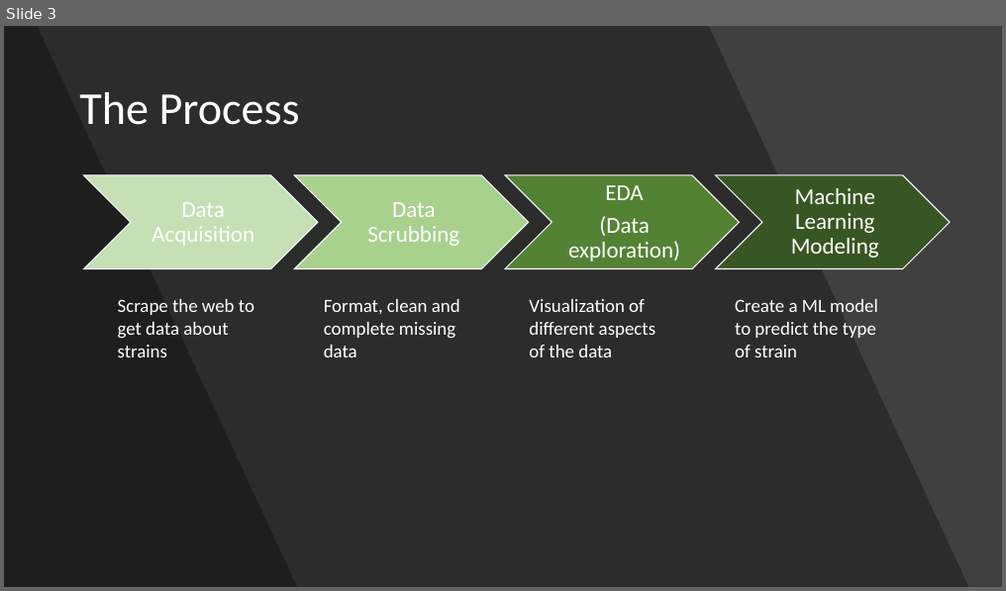
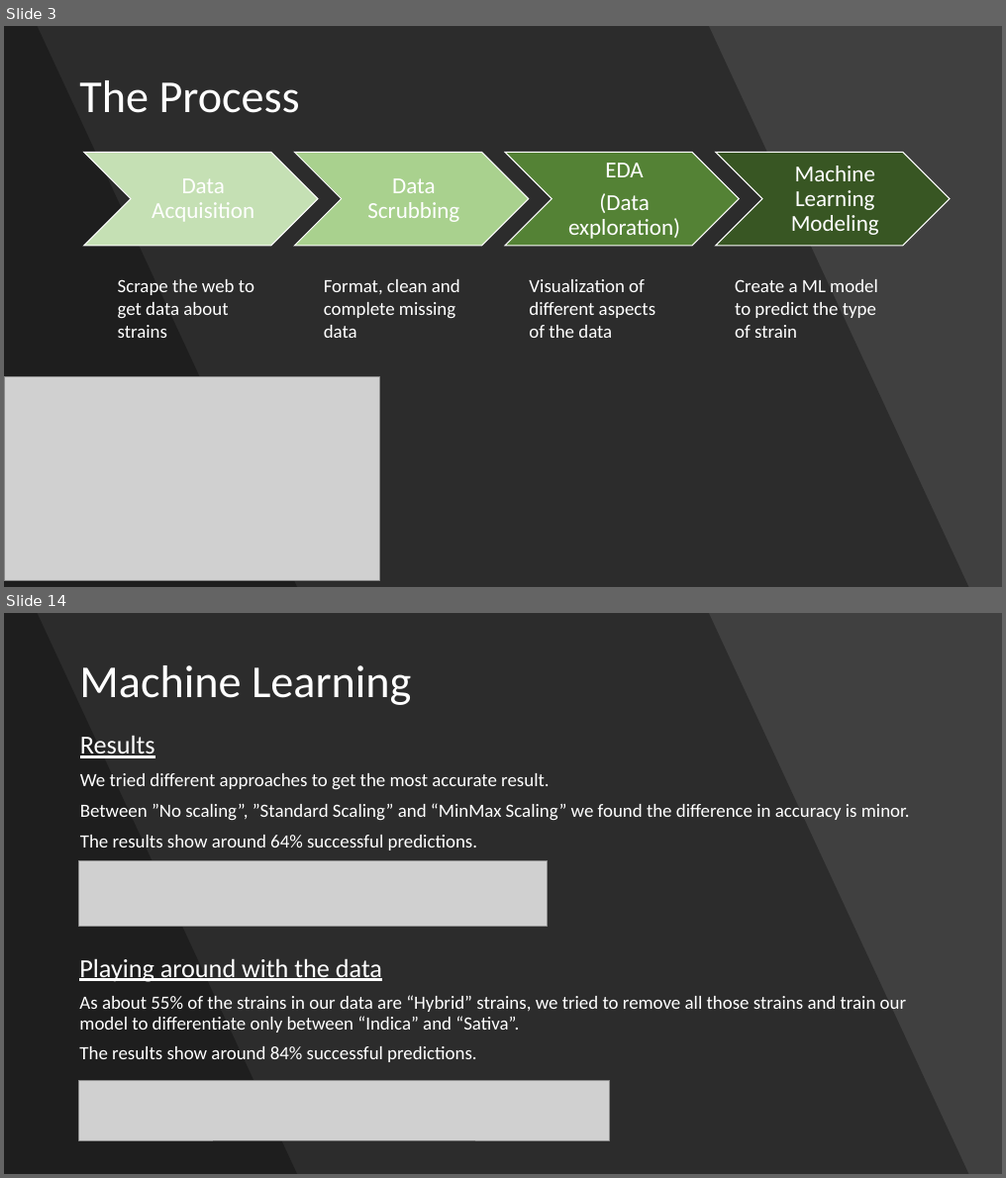
Before and after one commit to DanielOfir/Cannabis-Analysis, a slide deck: Cannabis Analysis.pptx. Shown one above the other, each under a label of ours: slide 3 before the commit, slides 3 and 14 after it; the slides between them are not shown. The pictures are 1006x591 and 1006x1178 pixels, drawn with LibreOffice and Linux fonts; fonts in the diff are those of the drawing; grey boxes stand for pictures. Boxes give left, top, right and bottom in pixels: in the first picture for what was removed or moved away, otherwise in the second. Text is boxed around its words. In the diff, an @@ line names an element or a change of style, - is before the commit and + after.

```diff
--- a/Cannabis Analysis.pptx
+++ b/Cannabis Analysis.pptx
@@ slide 14 added at bbox=[4, 613, 1002, 1174], background #404040 @@
@@ freeform shape added at bbox=[4, 613, 969, 1174], fill #000000 at 30% opacity @@
@@ freeform shape added at bbox=[4, 613, 297, 1174], fill #000000 at 30% opacity @@
@@ title added at bbox=[79, 665, 411, 705], 44 pt, text #FFFFFF @@
+Machine Learning
@@ text added at bbox=[80, 735, 910, 851], 18 pt, text #FFFFFF @@
+Results
+We tried different approaches to get the most accurate result.
+Between ”No scaling”, ”Standard Scaling” and “MinMax Scaling” we found the difference in accuracy is minor.
+The results show around 64% successful predictions.
@@ picture added at bbox=[79, 861, 547, 927] @@
@@ text added at bbox=[79, 959, 906, 1062], 18 pt, text #FFFFFF @@
+Playing around with the data
+As about 55% of the strains in our data are “Hybrid” strains, we tried to remove all those strains and train our model to differentiate only between “Indica” and “Sativa”.
+The results show around 84% successful predictions.
@@ picture added at bbox=[79, 1081, 610, 1141] @@
@@ slide 3 changed as well @@
@@ title "The Process": place and size @@
-title "The Process" at bbox=[79, 92, 300, 125]
+title "The Process" at bbox=[79, 80, 300, 113]
@@ 4 texts, 4 chevrons: place and size @@
-4 texts, 4 chevrons at bbox=[84, 175, 950, 270]
+4 texts, 4 chevrons at bbox=[84, 153, 950, 246]
@@ 4 texts: place and size @@
-4 texts at bbox=[118, 299, 878, 358]
+4 texts at bbox=[118, 279, 878, 338]
@@ picture added at bbox=[4, 377, 380, 580] @@
```
Also in this commit, not shown: 1 other slide changed, 11 other slides added, 8 other files.
